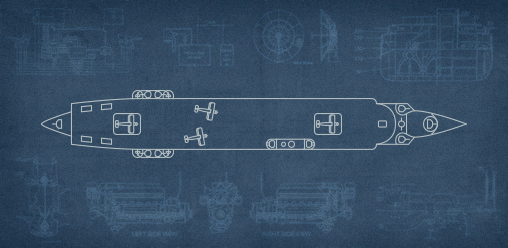
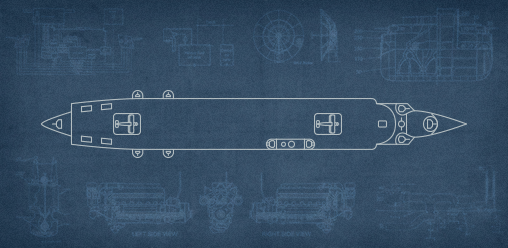
Revision of a layered 508 × 248 image; what changed, layer by layer:
hid "Mid Hangar" over box(175, 0, 227, 248)
hid "Mid Secondaries" over box(127, 0, 179, 248)
